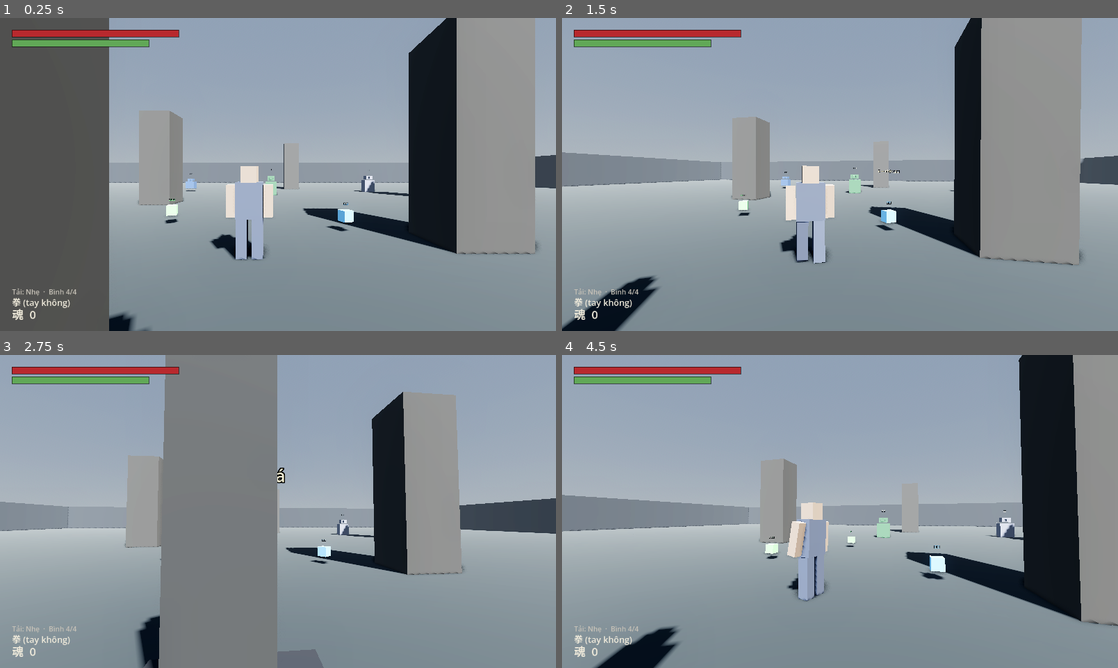
Above: before the commit, frames 1-4 (two rows, left to right).
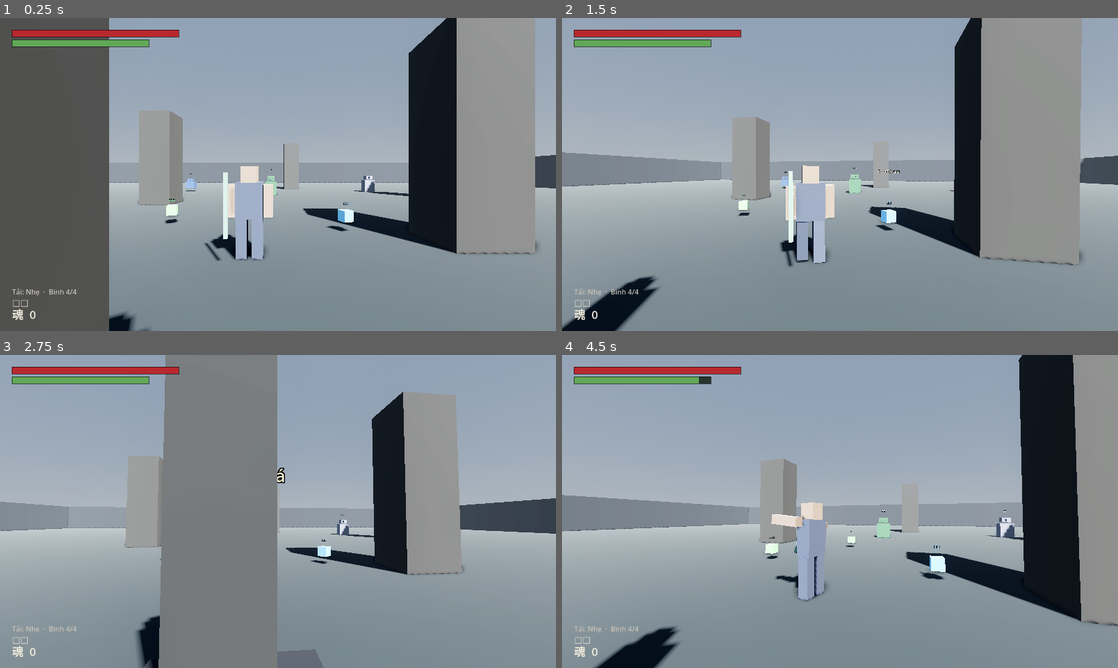
Above: after the commit, the same moments.

Repository: vitgoodkid/Game3SD
Game: Godot game, scene res://scenes/the_gioi/phong_thu.tscn
Same seed, same stepped clock (60 frames per second), same inputs: the game is played once before the commit and once after it.
Inputs (mouse positions are in pixels of both pictures, inside the frame that each line leads up to):
- Up to frame 1 (0.25 s): no input
- Up to frame 2 (1.5 s): tap Enter at 0.5 s; move the mouse to (867, 174) at 0.52 s; tap D (di_phai) at 0.6 s; move the mouse to (812, 174) at 1.27 s; tap S (di_sau) at 1.35 s
- Up to frame 3 (2.75 s): move the mouse to (289, 505) at 2.02 s; tap A (di_trai) at 2.1 s
- Up to frame 4 (4.5 s): move the mouse to (834, 517) at 2.77 s; tap W (di_truoc) at 2.85 s; move the mouse to (878, 514) at 3.52 s; hold Q (do_don) 3.53-4.28 s; move the mouse to (795, 508) at 4.27 s; right-click (795, 508) at 4.35 s

The runs differ from the first frame. In frame 1, 0.3% of the frame differs, in the area x 2-42%, y 49-93%; in frame 2, 0.3%; in frame 3, 0.1%; in frame 4, 0.8%, in the area x 2-48%, y 6-93%.

Commit message:
Phòng thử phát sẵn một vũ khí và một khiên
Không có khiên thì nửa hệ phòng thủ không thử tay được: parry cần khiên, đòn
phản đỡ cần đỡ trúng trước, vỡ đỡ cần có gì đó để đỡ. Mà vào phòng thử tay
không thì muốn thử mấy cái đó phải nhặt đồ dưới đất rồi cầu may rơi ra khiên.

Thêm SinhMonDo.sinh_theo_loai() — sinh món thuộc đúng một loại trang bị, chữ
trung tâm bốc từ cột `loai` của nguyen_lieu.csv. Không có chữ Hán nào lọt vào
code (luật 1): phong_thu.gd xin "vukhi" và "khien", không xin 剑 hay 盾.

Gom phần thân trùng nhau của sinh_mon() và sinh_theo_loai() vào _dung_mon().

Hạt chọn tay cho ra 长剑 + 长盾. Kiếm là nhịp trung tính — rìu quá chậm để cảm
được cửa sổ né, cung thì không thử được đòn cận chiến nào. Đổi HAT_VU_KHI là
đổi vũ khí khởi đầu; muốn thử siêu giáp cho rõ thì đổi sang hạt ra rìu.

Đồ phát sẵn vẫn hiện □□ và chỉ số ???. Có test canh đúng chỗ đó — phát đồ cho
tiện thử không được phép tắt cơ chế xương sống của game.

171 + 107 test qua.

Co-Authored-By: Claude Opus 5 <noreply@anthropic.com>

Diff:
--- a/scripts/he_thong/vocab_db.gd
+++ b/scripts/he_thong/vocab_db.gd
@@ -304,6 +304,15 @@
 
 # --- Nguyên liệu / trang bị / kỹ năng -------------------------------
 
+## Nguyên liệu trung tâm của một LOẠI trang bị: vukhi / khien / giap / tieu_hao.
+## Dùng để đặt đồ khởi đầu mà không phải viết chữ Hán nào vào code (luật 1).
+func nguyen_lieu_theo_loai(loai: String) -> Array:
+	var ds: Array = []
+	for n in nguyen_lieu:
+		if String(n.get("loai", "")) == loai 				and String(n.get("vi_tri", "")) == "trung_tam":
+			ds.append(n)
+	return ds
+
 func nguyen_lieu_cua(chu: String) -> Dictionary:
 	return _nl_theo_chu.get(chu, {})
 
--- a/scripts/luat/sinh_mon_do.gd
+++ b/scripts/luat/sinh_mon_do.gd
@@ -43,6 +43,32 @@
 		return null
 	var tt := String(nen[r.randi() % nen.size()]["chu"])
 
+	return _dung_mon(tt, ma_vung, r)
+
+## Sinh một món thuộc ĐÚNG một loại trang bị (vukhi / khien / giap). Khác
+## `sinh_mon` ở chỗ chữ trung tâm không bốc ngẫu nhiên trong cả bảng mà chỉ
+## bốc trong đám có `loai` đó.
+##
+## Vẫn không có chữ Hán nào trong file này: "vukhi" và "khien" là tên LOẠI
+## trong nguyen_lieu.csv, không phải nội dung từ vựng. Đổi khiên trong game
+## thành chữ khác chỉ cần sửa CSV, file này không biết.
+static func sinh_theo_loai(loai: String, ma_vung: String = "", hat: int = 0) -> MonDo:
+	var nen := VocabDB.nguyen_lieu_theo_loai(loai)
+	if nen.is_empty():
+		return null
+	var r := RandomNumberGenerator.new()
+	if hat != 0:
+		r.seed = hat
+	else:
+		r.randomize()
+	var tt := String(nen[r.randi() % nen.size()]["chu"])
+
+	return _dung_mon(tt, ma_vung, r)
+
+## Dựng món đồ quanh một chữ trung tâm đã chọn: bốc thêm mấy chữ bổ nghĩa của
+## vùng rồi xếp trung tâm xuống cuối. Hai hàm sinh ở trên chỉ khác nhau ở cách
+## CHỌN chữ trung tâm; phần còn lại dùng chung ở đây.
+static func _dung_mon(tt: String, ma_vung: String, r: RandomNumberGenerator) -> MonDo:
 	var kho := kho_bo_nghia(ma_vung)
 	var ten: Array = []
 	var so: int = SO_BO_NGHIA[r.randi() % SO_BO_NGHIA.size()]
--- a/scripts/the_gioi/phong_thu.gd
+++ b/scripts/the_gioi/phong_thu.gd
@@ -8,7 +8,7 @@
 ## quái đứng cách nhau để thử khoá mục tiêu.
 ##
 ## Ba con số cần tune ở đây nằm trong souls_like.gd (mục 5.2):
-##   iframe_lan, khung_the_luc, và t_hoi của đòn nặng trong data/moveset.csv.
+##   iframe_lan, tre_hoi_the_luc, và t_hoi của đòn nặng trong data/moveset.csv.
 
 const CANH_QUAI := preload("res://scenes/quai/quai.tscn")
 
@@ -29,11 +29,30 @@
 	{"hat": 424242, "tai": Vector3(-1.0, 0, -3.0)},
 ]
 
+## Đồ mặc sẵn cho lần chơi đầu: một vũ khí và một khiên, hạt cố định.
+##
+## Không có khiên thì KHÔNG THỬ ĐƯỢC nửa hệ phòng thủ — parry cần khiên, đòn
+## phản đỡ cần đỡ trúng trước, vỡ đỡ cần có gì đó để đỡ. Mà vào phòng thử tay
+## không thì muốn thử mấy cái đó phải nhặt đồ dưới đất rồi cầu may nó rơi ra
+## đúng khiên. Đây là PHÒNG THỬ, không phải chỗ mở đầu của game thật — vùng
+## thật sau này đừng chép đoạn này.
+##
+## Hai chữ trung tâm không viết trong code: `sinh_theo_loai` bốc chúng từ
+## nguyen_lieu.csv theo cột `loai` (luật 1 của CLAUDE.md).
+## Hạt cố định, chọn tay: hạt này cho ra KIẾM chứ không phải rìu hay cung.
+## Kiếm là nhịp trung tính — rìu quá chậm để cảm được cửa sổ né, cung thì
+## không thử được đòn cận chiến nào. Đổi hạt là đổi vũ khí khởi đầu; muốn thử
+## SIÊU GIÁP cho rõ thì đổi sang hạt ra rìu (31337), vì rìu là lớp duy nhất có
+## siêu giáp ngay cả ở đòn nhẹ.
+const HAT_VU_KHI := 1000
+const HAT_KHIEN := 1000
+
 func _ready() -> void:
 	_dung_san()
 	_dung_cot()
 	_dat_quai()
 	_dat_do()
+	_trang_bi_san()
 	# Nghỉ ở bia và hồi sinh sau khi chết đều làm quái sống lại hết — đó là
 	# luật souls, và cũng là cái giá của việc được cứu (mục 4.5).
 	TheGioi.nghi_bia_da.connect(func(_ma: String) -> void: _dat_lai_quai())
@@ -123,3 +142,22 @@
 		var mon := SinhMonDo.sinh_mon("thi_tran", int(d["hat"]))
 		if mon != null:
 			add_child(VatRoi.tao(mon, d["tai"]))
+
+## Nhét sẵn một vũ khí và một khiên vào túi rồi mặc lên.
+##
+## KHÔNG dạy chữ kèm theo. Vũ khí hiện tên đầy □ và chỉ số ???, và nó PHẢI như
+## thế — đó là cơ chế xương sống của game (mục 4.1), không phải thứ được tắt đi
+## cho tiện thử. Đồ vẫn đánh được bình thường: chữ chưa đọc được chỉ giấu phần
+## CỘNG THÊM, không đụng vào chỉ số gốc (luật 4).
+func _trang_bi_san() -> void:
+	# Chơi tiếp một ván cũ thì đã có đồ rồi, đừng nhét thêm mỗi lần vào phòng.
+	if Tui.vu_khi_dang_cam() != null or Tui.tay_trai_dang_cam() != null:
+		return
+	var vk := SinhMonDo.sinh_theo_loai("vukhi", "thi_tran", HAT_VU_KHI)
+	if vk != null:
+		Tui.nhat(vk)
+		Tui.mac_vao(vk, "vu_khi")
+	var kh := SinhMonDo.sinh_theo_loai("khien", "thi_tran", HAT_KHIEN)
+	if kh != null:
+		Tui.nhat(kh)
+		Tui.mac_vao(kh, "tay_trai")
--- a/tools/thu_vong_lap.gd
+++ b/tools/thu_vong_lap.gd
@@ -123,6 +123,20 @@
 	_nhom("Phòng thử dựng lên đủ thứ")
 	_dung(_nc != null, "có người chơi")
 	_dung(_bia() != null, "có bia đá")
+	# Phòng thử phát sẵn một vũ khí và một khiên. Không có khiên thì nửa hệ
+	# phòng thủ (parry, đòn phản đỡ, vỡ đỡ) không thử tay được.
+	_dung(Tui.vu_khi_dang_cam() != null, "vào phòng là đã cầm sẵn vũ khí")
+	_dung(Tui.tay_trai_dang_cam() != null, "và đã cầm sẵn khiên")
+	var kh_ = Tui.tay_trai_dang_cam()
+	_bang(kh_.loai() if kh_ != null else "?", "khien", "món tay trái đúng là khiên")
+	_dung(Tui.moveset_dang_dung() != "拳",
+		"moveset theo vũ khí đang cầm chứ không phải tay không (%s)"
+		% Tui.moveset_dang_dung())
+	# Chữ trên đồ vẫn CHƯA đọc được — phát đồ sẵn không được phép tắt cơ chế ???
+	var vk_ = Tui.vu_khi_dang_cam()
+	_dung(vk_ != null and vk_.ten_hien().contains(TenDoVat.CHU_MO),
+		"đồ phát sẵn vẫn hiện □, không tự dạy chữ kèm theo (%s)"
+		% (vk_.ten_hien() if vk_ != null else "?"))
 	_bang(_dem_nhom("quai"), 4, "bốn con quái đứng sẵn")
 	_dung(_dem_nhom("vat_roi") >= 3, "có đồ nằm sẵn dưới đất (%d món)"
 		% _dem_nhom("vat_roi"))
@@ -196,8 +210,10 @@
 	_nc.the_luc = _nc.the_luc_max
 	_nc.tre_hoi = 0.0
 	truoc = _nc.the_luc
-	# Elden Ring KHÔNG cho parry tay không. Thử trần trước.
-	_dung(not _nc.co_khien(), "phép thử chạy với tay trái đang trống")
+	# Elden Ring KHÔNG cho parry tay không. Phòng thử giờ phát sẵn khiên, nên
+	# phải cởi ra mới thử được vế "tay không thì không parry".
+	_dat_khien(false)
+	_dung(not _nc.co_khien(), "cởi khiên ra thì tay trái trống")
 	await _bam("do_phan")
 	await _hai_khung()
 	_bang(_nc.may.ten_hien_tai, "dung", "tay không thì chuột phải KHÔNG ra đỡ phản")
Not shown, changed: CLAUDE.md
Not shown, changed: TIEN_DO.md
